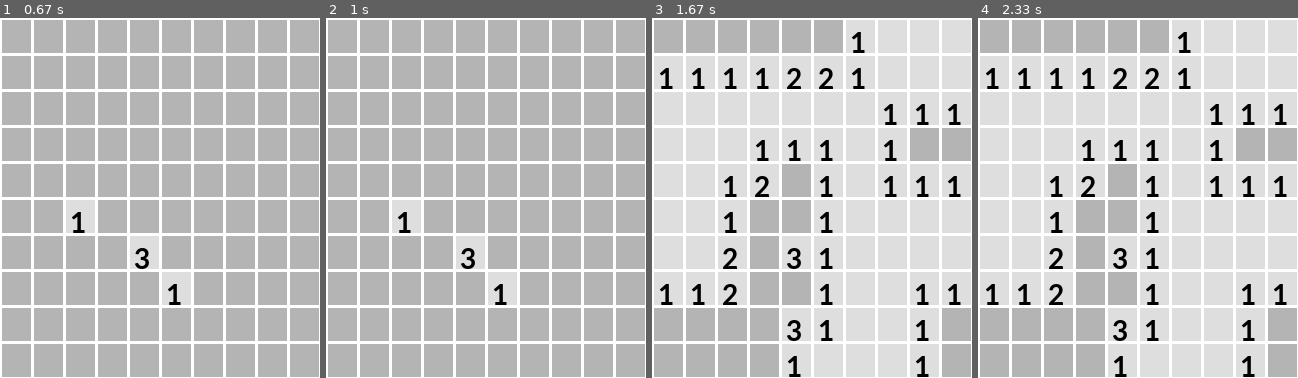
Above: before the commit, frames 1-4 (left to right).
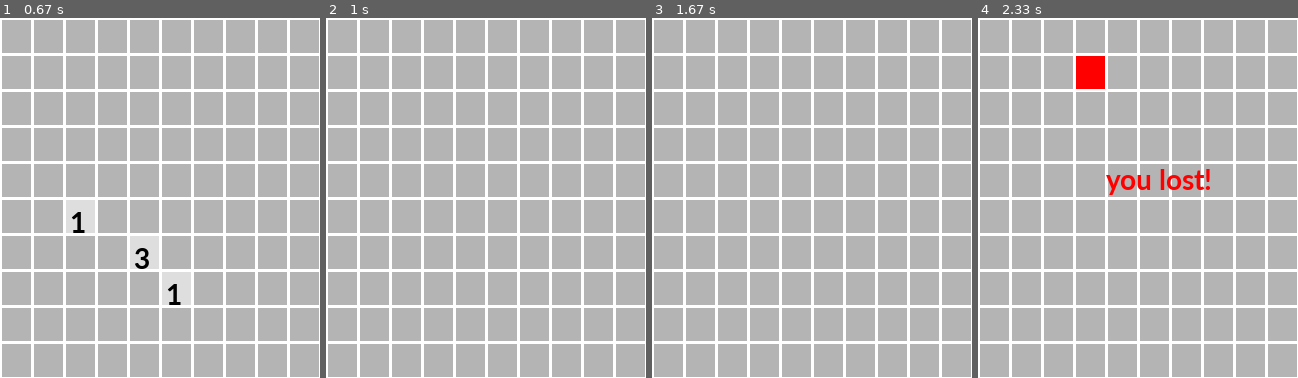
Above: after the commit, the same moments.

Repository: banana-galaxy/pygame-minesweeper
Game: pygame game, started from game.py
The game is run twice, just before and just after one commit, with the same random seed, the same clock (stepped at 60 frames per second) and the same inputs.
Inputs (mouse positions are in pixels of both pictures, inside the frame that each line leads up to):
- Up to frame 1 (0.67 s): press the mouse at (83, 201) at 0.37 s; move the mouse to (137, 237) at 0.47 s; release the mouse at (192, 277) at 0.6 s
- Up to frame 2 (1 s): hold R from 0.67 s (still down); move the mouse to (386, 144) at 0.7 s
- Up to frame 3 (1.67 s): release R at 1.13 s; click (735, 126) at 1.22 s; hold R from 1.5 s (still down); move the mouse to (815, 237) at 1.53 s
- Up to frame 4 (2.33 s): release R at 1.97 s; click (1086, 79) at 2.05 s

Frame 1 is identical in both runs. In frame 2, 2.5% of the frame differs, in the area x 20-60%, y 50-80%; in frame 3, 63%; in frame 4, 63%, in the area x 0-100%, y 0-100%.

Commit message:
added winning and losing screens

Diff:
--- a/game.py
+++ b/game.py
@@ -1,4 +1,4 @@
-import pygame, pyautogui, random
+import pygame, pyautogui, random, time
 
 
 class window():
@@ -171,6 +171,7 @@
 # Loop until the user clicks the close button.
 done = False
 lost = False
+won = False
 pressed = False
 pre_mouse_x = 0
 pre_mouse_y = 0
@@ -184,51 +185,60 @@
     for event in pygame.event.get():
         if event.type == pygame.QUIT:
             done = True
+        elif event.type == pygame.KEYDOWN:
+            if event.key == pygame.K_r:
+                del minesweeper
+                minesweeper = window()
+                won = False
+                lost = False
 
     # --- Game logic should go here
-
-    mouse = pygame.mouse.get_pos() # getting mpouse position
-    mouse_x = int(mouse[0]/minesweeper.cell_x) # getting mouse grid x postion
-    mouse_y = int(mouse[1]/minesweeper.cell_y) # getting mouse grid y postion
-    button = pygame.mouse.get_pressed() # getting mouse buttons' state
-
-    if button[0]: # if left mouse button is pressed, remove mask at mouse grid position
+    if won == False and lost == False:
+        mouse = pygame.mouse.get_pos() # getting mpouse position
+        mouse_x = int(mouse[0]/minesweeper.cell_x) # getting mouse grid x postion
+        mouse_y = int(mouse[1]/minesweeper.cell_y) # getting mouse grid y postion
+        button = pygame.mouse.get_pressed() # getting mouse buttons' state
+
+        if button[0]: # if left mouse button is pressed, remove mask at mouse grid position
+            for x in range(len(minesweeper.mask)):
+                for y in range(len(minesweeper.mask[x])):
+                    if x == mouse_x and y == mouse_y:
+                        if minesweeper.mask[x][y] != 10:
+                            minesweeper.mask[x][y] = 0
+                            if minesweeper.field[x][y] == 0:
+                                minesweeper.mask_check_neighbors(x,y)
+                            elif minesweeper.field[x][y] == -1:
+                                lost = True
+        elif button[2] and not pressed:
+            pressed = True
+            for x in range(len(minesweeper.mask)):
+                for y in range(len(minesweeper.mask[x])):
+                    if x == mouse_x and y == mouse_y:
+                        if minesweeper.mask[x][y] == 1:
+                            minesweeper.mask[x][y] = 10
+                        elif minesweeper.mask[x][y] == 10:
+                            minesweeper.mask[x][y] = 1
+
+        if not button[2]:
+            pressed = False
+
+
+        # checking for win conditions
+        count = 0
         for x in range(len(minesweeper.mask)):
             for y in range(len(minesweeper.mask[x])):
-                if x == mouse_x and y == mouse_y:
-                    if minesweeper.mask[x][y] != 10:
+                if minesweeper.field[x][y] == -1 and minesweeper.mask[x][y] == 10:
+                    count += 1
+        if count == minesweeper.mine_amount:
+            for x in range(len(minesweeper.mask)):
+                for y in range(len(minesweeper.mask[x])):
+                    if minesweeper.field[x][y] > -1 and minesweeper.mask[x][y] == 1:
                         minesweeper.mask[x][y] = 0
-                        if minesweeper.field[x][y] == 0:
-                            minesweeper.mask_check_neighbors(x,y)
-                        elif minesweeper.field[x][y] == -1:
-                            done = True
-                            lost = True
-    elif button[2] and not pressed:
-        pressed = True
-        for x in range(len(minesweeper.mask)):
-            for y in range(len(minesweeper.mask[x])):
-                if x == mouse_x and y == mouse_y:
-                    if minesweeper.mask[x][y] == 1:
-                        minesweeper.mask[x][y] = 10
-                    elif minesweeper.mask[x][y] == 10:
-                        minesweeper.mask[x][y] = 1
-
-    if not button[2]:
-        pressed = False
-
-
-    # checking for win conditions
-    count = 0
-    for x in range(len(minesweeper.mask)):
-        for y in range(len(minesweeper.mask[x])):
-            if minesweeper.field[x][y] == -1 and minesweeper.mask[x][y] == 10:
-                count += 1
-    if count == minesweeper.mine_amount:
-        done = True
-
-
-    pre_mouse_x = mouse_x
-    pre_mouse_y = mouse_y
+            won = True
+
+
+        pre_mouse_x = mouse_x
+        pre_mouse_y = mouse_y
     # --- Screen-clearing code goes here
 
     # Here, we clear the screen to white. Don't put other drawing commands
@@ -287,6 +297,25 @@
     for y in range(minesweeper.grid_size[1]+1):
         pygame.draw.line(screen, WHITE, [0, y*minesweeper.cell_y], [minesweeper.width, y*minesweeper.cell_y], int(minesweeper.cell_y/10))
 
+    # won
+    if won or lost:
+        # Select the font to use, size, bold, italics
+        if minesweeper.cell_x < minesweeper.cell_y:
+            font = pygame.font.SysFont('Calibri', minesweeper.cell_x, True, False)
+        else:
+            font = pygame.font.SysFont('Calibri', minesweeper.cell_y, True, False)
+
+        # Render the text. "True" means anti-aliased text.
+        # Black is the color. This creates an image of the
+        # letters, but does not put it on the screen
+        if won:
+            text = font.render("you won!", True, GREEN)
+        else:
+            text = font.render("you lost!", True, RED)
+
+        # Put the image of the text on the screen at 250x250
+        screen.blit(text, [minesweeper.width/2-minesweeper.cell_x, minesweeper.height/2-minesweeper.cell_y])
+
     # --- Go ahead and update the screen with what we've drawn.
     pygame.display.flip()
 
@@ -295,8 +324,3 @@
 
 # Close the window and quit.
 pygame.quit()
-
-if lost:
-    print("looks like you lost")
-else:
-    print("ay, you got 'em all!")
